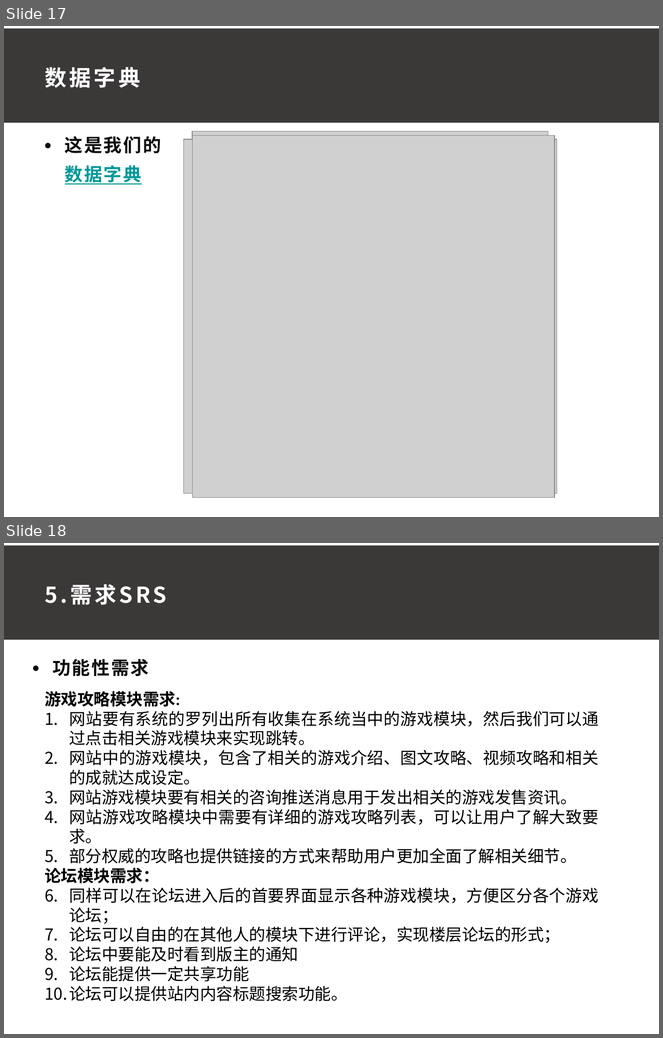
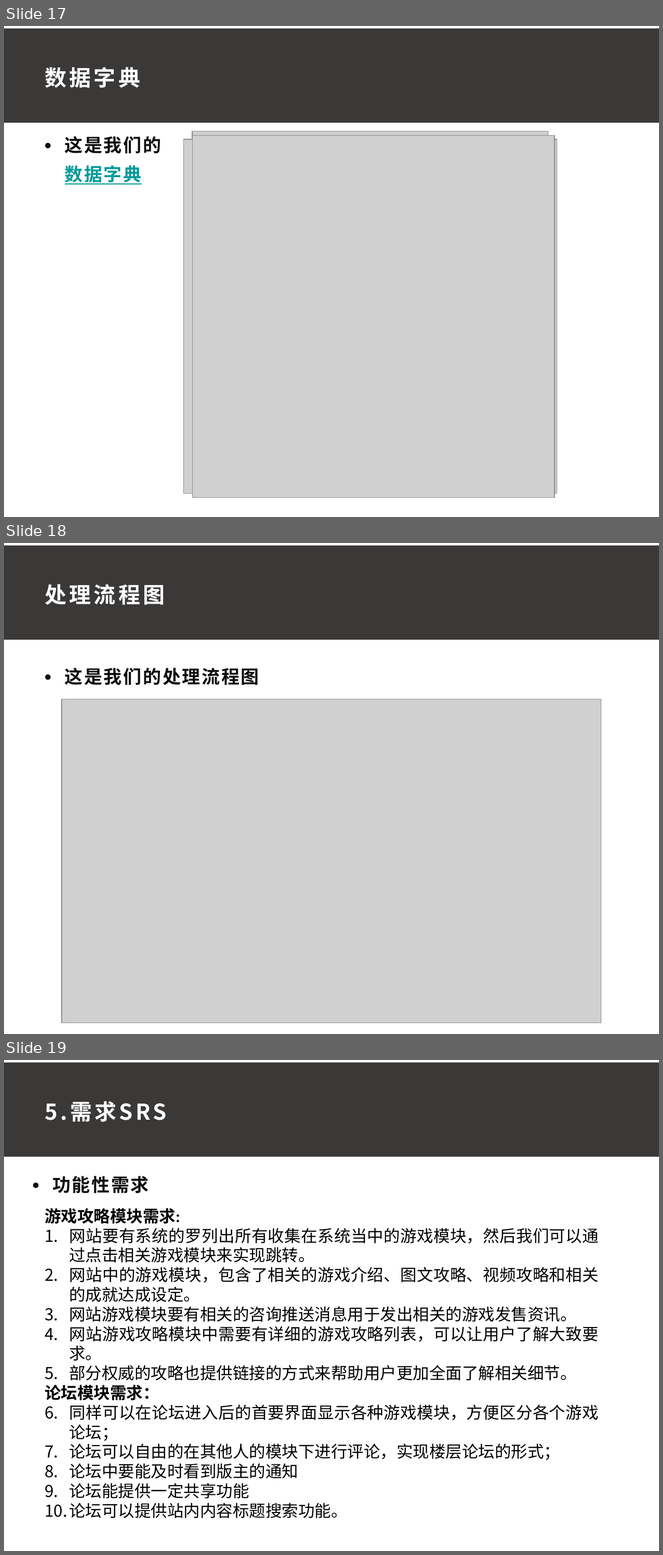
Before and after one commit to ConstanTWT/SE2020-G01, a slide deck: 软件需求规格说明书/G01小组需求评审PPT0.1.pptx. Shown one above the other, each under a label of ours: slides 17 and 18 before the commit, slides 17, 18 and 19 after it. The pictures are 663x1038 and 663x1555 pixels, drawn with LibreOffice and Linux fonts; fonts in the diff are those of the drawing; grey boxes stand for pictures. Boxes give left, top, right and bottom in pixels: in the first picture for what was removed or moved away, otherwise in the second. Text is boxed around its words. In the diff, an @@ line names an element or a change of style, - is before the commit and + after.

```diff
--- a/软件需求规格说明书/G01小组需求评审PPT0.1.pptx
+++ b/软件需求规格说明书/G01小组需求评审PPT0.1.pptx
@@ slide 18 added at (4,543,659,1034), background #FFFFFF @@
@@ rectangle added at (4,546,659,640), fill #3B3838 @@
@@ text added at (45,584,165,605), 24 pt, text #FFFFFF, bold @@
+处理流程图
@@ text added at (65,668,259,685), 20 pt, text #0D0D0D, bold @@
+● 这是我们的处理流程图
@@ picture added at (62,700,601,1023) @@
@@ what was slide 18 is now slide 19 @@
```
Also in this commit, not shown: 2 slides changed, 1 other file.
